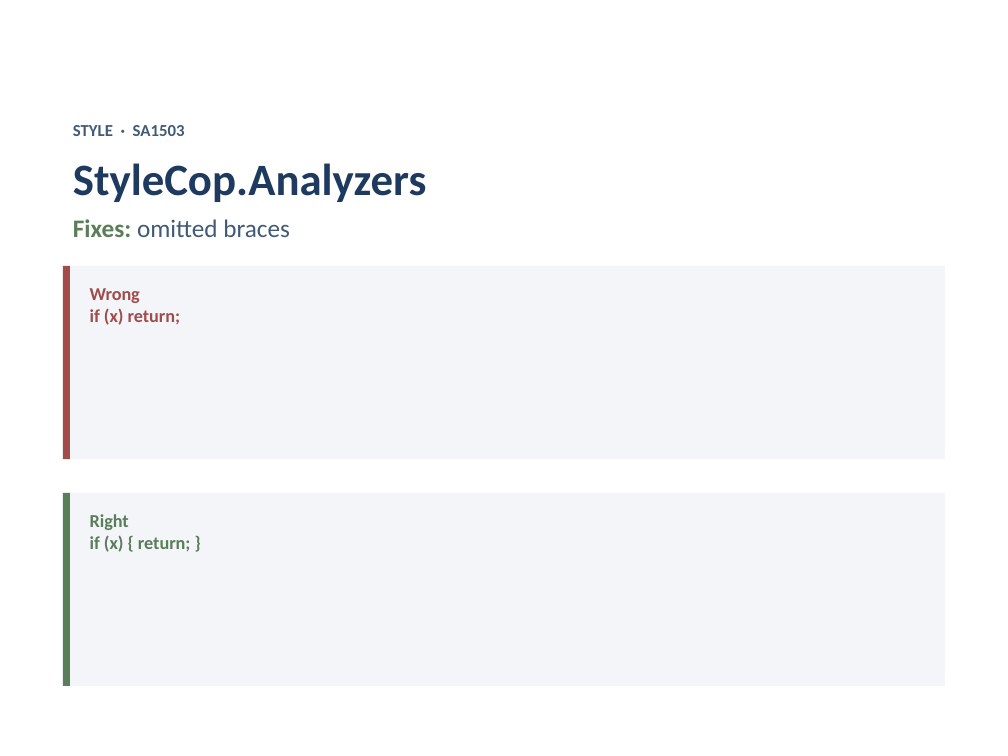
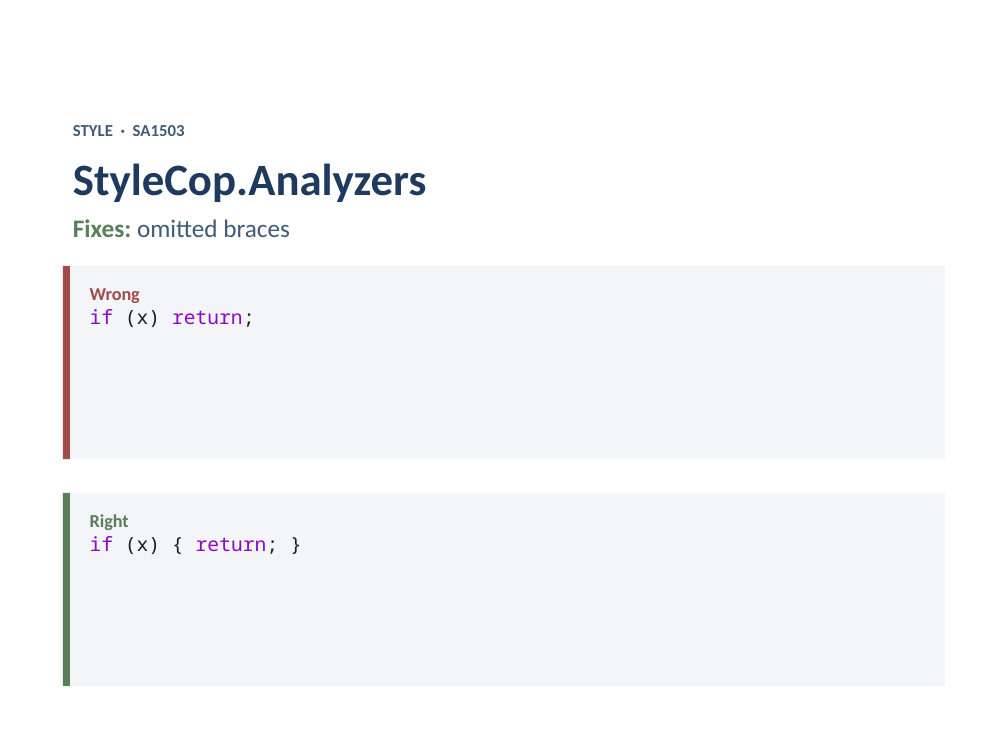
Before and after one commit to isidore/Talks, a slide deck: slide 4 of Slides/Analyzers.Net.pptx. Drawn at 1008x756 pixels with LibreOffice and Linux fonts; fonts in the diff are those of the drawing. Boxes give left, top, right and bottom in pixels: in the first picture for what was removed or moved away, otherwise in the second. Text is boxed around its words. In the diff, an @@ line names an element or a change of style, - is before the commit and + after.

Commit message:
code styling

```diff
--- a/Slides/Analyzers.Net.pptx
+++ b/Slides/Analyzers.Net.pptx
@@ rectangle "Wrong if (x) return;" at [70,266,944,460]: text colour #1F3A5F to #8F08C4 in "if return;"; text colour #1F3A5F to #1F1F1F in "(x) return;" @@
@@ rectangle "Right if (x) { return; ..." at [70,493,944,686]: text colour #1F3A5F to #8F08C4 in "if return;"; text colour #1F3A5F to #1F1F1F in "(x) { return; }" @@
```
Also in this commit, not shown: 23 other slides changed.
